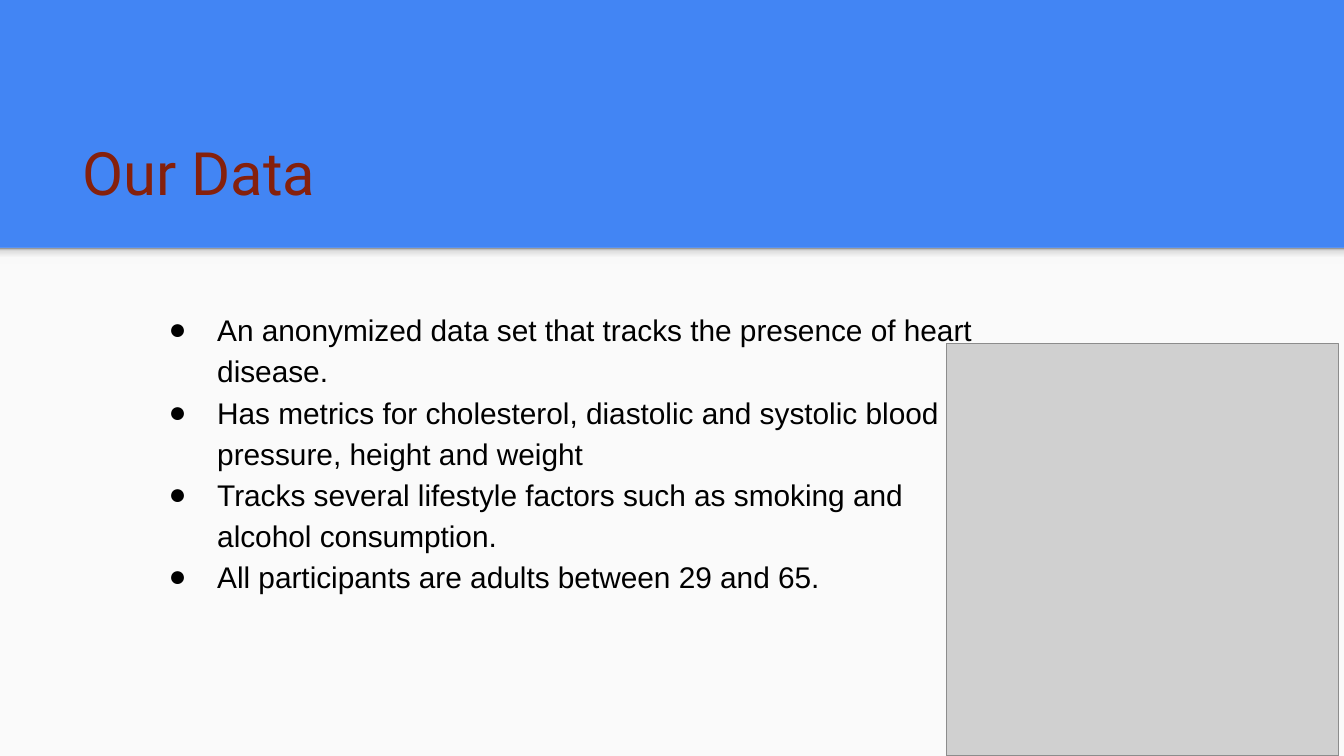
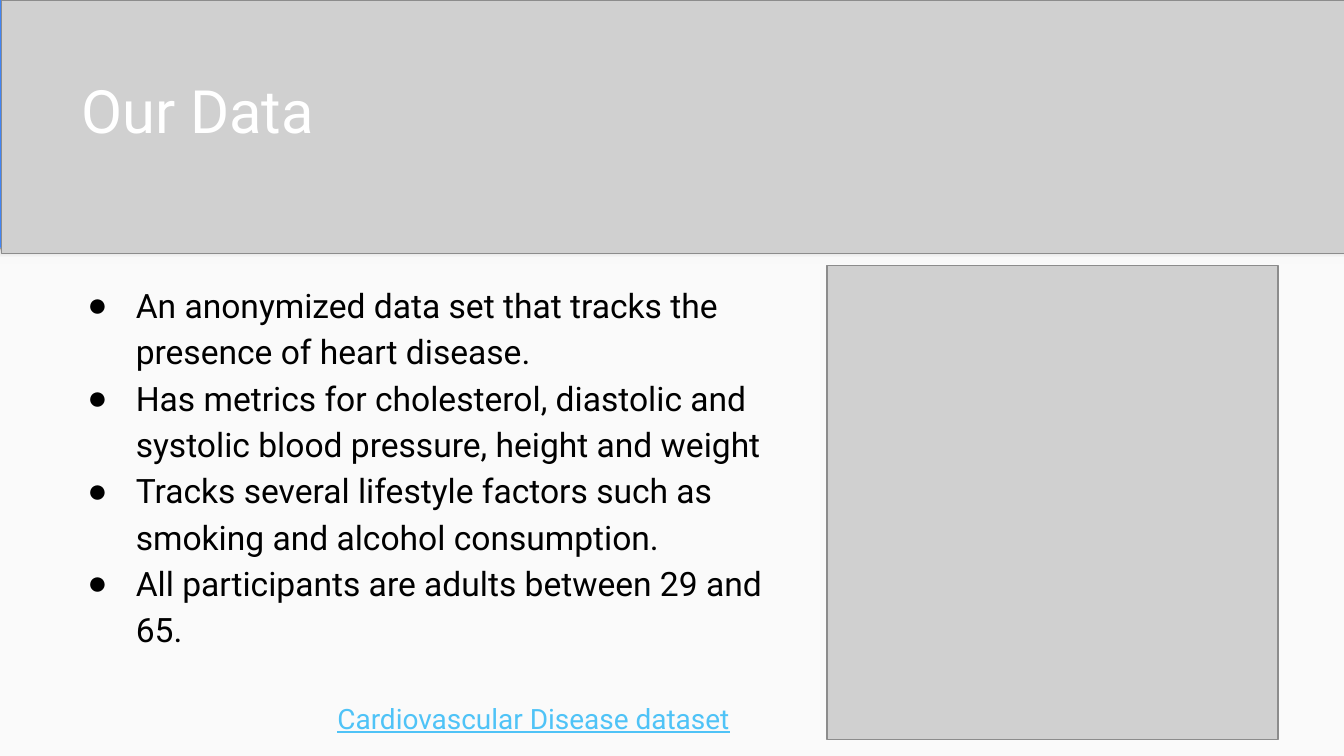
Before and after one commit to JGILINGER7/heart_disease_risk, a slide deck: slide 6 of presentation/Initial Presentation.pptx (slide 8 before the commit). Drawn at 1344x756 pixels with LibreOffice and Linux fonts; fonts in the diff are those of the drawing; grey boxes stand for pictures. Boxes give left, top, right and bottom in pixels: in the first picture for what was removed or moved away, otherwise in the second. Text is boxed around its words. In the diff, an @@ line names an element or a change of style, - is before the commit and + after.

```diff
--- a/presentation/Initial Presentation.pptx
+++ b/presentation/Initial Presentation.pptx
@@ picture added at (1,0,1344,253) @@
@@ title "Our Data": place and size @@
-title "Our Data" at (83,152,316,196)
+title "Our Data" at (81,90,314,133)
@@ title "Our Data" at (81,90,314,133): text colour #85200C to #FFFFFF @@
@@ text "An anonymized data set that ...": place and size @@
-text "An anonymized data set that ..." at (217,319,972,594)
+text "An anonymized data set that ..." at (136,292,762,733)
@@ picture: place and size @@
-picture at (946,344,1339,756)
+picture at (827,265,1278,739)
@@ text at (136,292,762,643): size 16 to 18 pt, font Arial to Roboto in "An anonymized data set that tracks the ...", "Has metrics for cholesterol, diastolic and systolic ...", "Tracks several lifestyle factors such as smoking ...", "All participants are adults between 29 and ..." @@
@@ text at (337,708,730,733): paragraph added @@
+Cardiovascular Disease dataset
```
Also in this commit, not shown: 6 other slides changed, 6 slides added, 9 slides removed.
